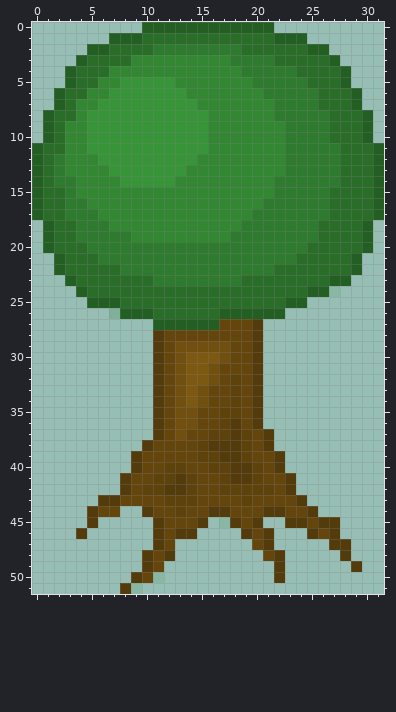
Pixel-art sprite, stored at game/resources/game/model/Game/Map/tree.png. The picture above is the old version.
The file is 32x52 pixels. Pixels under 10% opacity are left out. Colours within 5 levels of each other are drawn and written as one.
New version:
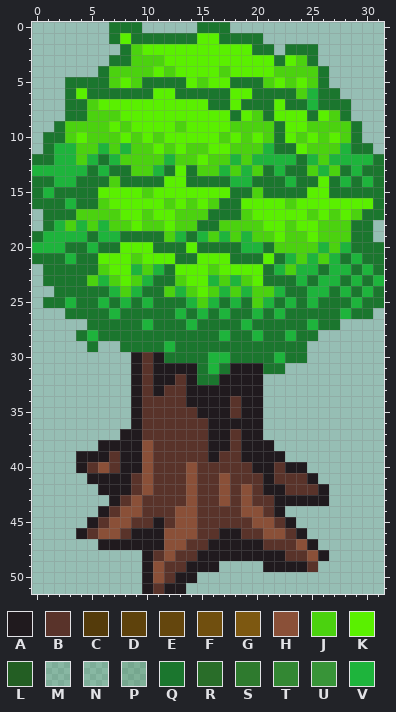
Palette (. is transparent): A #201a1e  B #59332a  C #543b0b  D #5e420c  E #64460d  F #704f0f  G #7d5811  H #8a5038  J #4bd20f  K #5af000  L #235e23  M #0d7a0d1a  N #0d810d1a  P #1b751b2e  Q #1b762e  R #296d29  S #2e7a2e  T #338733  U #389438  V #1eb43c
Change:
Changed rows in their new state; - is an unchanged pixel.
first column x 0:
 0 -------QQQ.....QQQ....----------
 1 -------QKQQQQQQKKQQQQ....-------
 2 -----...QJKKKKKKKKKKQQ.QQQ.-----
 3 ----...QQJJJKKKKKKKKKKQKJQ..----
 4 ---...QJJJJKJKKKKJKKKKJJJJQ..---
 5 ---QQQQJKJQQQQKJKKQQQJKJKJQ..---
 6 --.QKQQQQQQKKQQQQQKKQQQQJVQQ..--
 7 --.QQJKKKKKKKKKKQQKQQQKQQVQQQ.--
 8 -..QQJJJKKKKKKKKKKQKJQKKKQKJQ..-
 9 -.QJJJJKJKKKKJKKKKJJJJQKKJJJJQ.-
10 -QQJKJJJKJKJKKKKKJKJKJQKJKJKJQ.-
11 .QVVJJVJVJJKJKJJKKJJJVQQKJJJVQQ.
12 QQVVJVQVJJJJVJJKJJVJVVVVQVJVVVVQ
13 VVVVVQVQQJJVQKQJJVJVJQVQQJVJQVQQ
14 QQVVQQQJQQQQKKQQQQVVQQQVQQKQVQVQ
15 QVQQQQKKKKJKKKKKKKQQJQQQQKKQQQQQ
16 QQQVQQJKKKKKJKJKJQQKKKKJKKKKKKKQ
17 .QQQJJJJKKJKKJJJQQQJKKKKKJKJKJQQ
18 -QVJVJVJJKJJKJJQQJJJJKKJKKJJJQQ-
19 QVVVVQVVQQQQJVQVJVJVJJKJJKJJJQQ-
20 VVVQQVQQKKKQQQKQQQQVVQJJJJVJVQQQ
21 QQQVQQKKKJKKKQQKKKQQQKQVJVJVQVQQ
22 -QQQQQJKKVJVQKKKJKKKKQVJVVQVVQVQ
23 -QQQQJVJKJVQQJKKVJVJKQQQVQVVQVQV
24 --QQQQQVJVQQJVJKJVJVJJVQQVVQVQVQ
25 -QQVQQVQVQVQQQVJVQVQJVQVQVQQQVQQ
26 ---QQQQVQQQQQVQVQVQQVQVQQQQQVQQ-
27 -----QQQQQVQQQVQQQQVQQQQQVQQ----
28 ----QVQQQQQQQQQQQVQQVQQVQQ------
29 -----Q--QQQQVQQQQQQQQQQQQ-------
30 ---------ABAQQQQVVQQQQVQQ-------
31 ---------ABAAAAQVQAAAQQ---------
32 ---------ABAABAQQAAAA-----------
33 ---------ABABBAAAAAAA-----------
34 ---------ABBBBAAAABAA-----------
35 ---------ABBBBBAAABAA-----------
36 ---------ABBBBBBAAAAA-----------
37 --------AABBBBBBAABAA.----------
38 ------AAAAHBBBBBAABAAA----------
39 ----AAABAAHBBBBBABBAAAA---------
40 ----ABHBAAHBBBHBBBBBAABAA-------
41 -----AAAABHBBBHBBHBBBABBBA------
42 ------AAABHBBBHBBHBHBAABBBA-----
43 ------.ABHBBBBHBBHBHBBAAAAA-----
44 -----.ABHHBBBHHBBBBHHBA...------
45 -----ABHHBBABHHBBBBBHHBA....----
46 ----ABHHBAAAHHHBBAABBHHBA...----
47 ------AAAAAAHHBBAAAAABBBHA-..---
48 ----------ABHBBAAAAAAAABBHA-.---
49 ----------AHBBAAA----AAAAB---.--
50 ---------.AHBAA-------.---------
51 --------..ABAA------------------
Changed places in both pictures, as pixel boxes (x1, y1, x2, y2):
changed: (32, 22, 384, 594)
